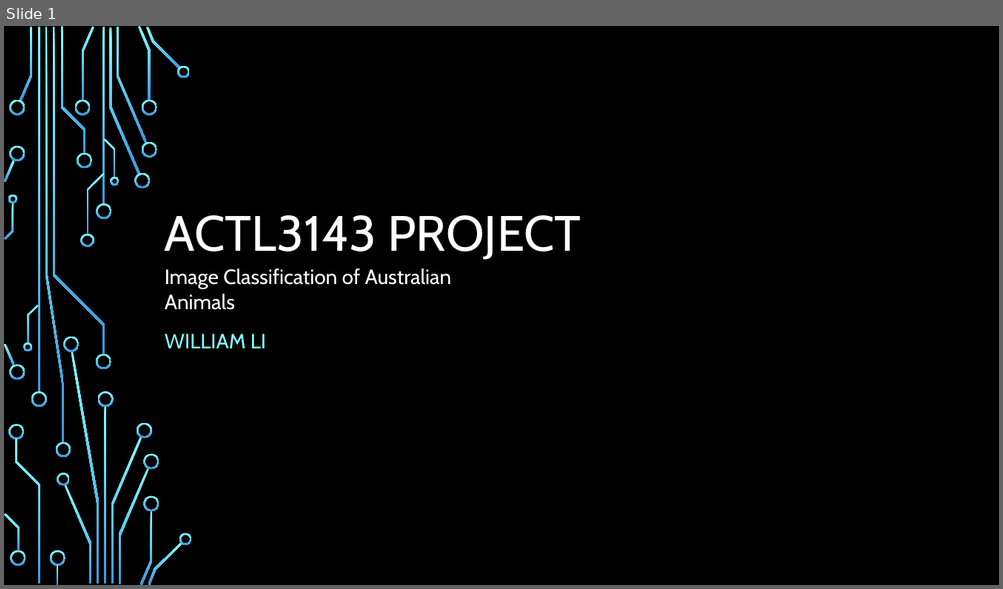
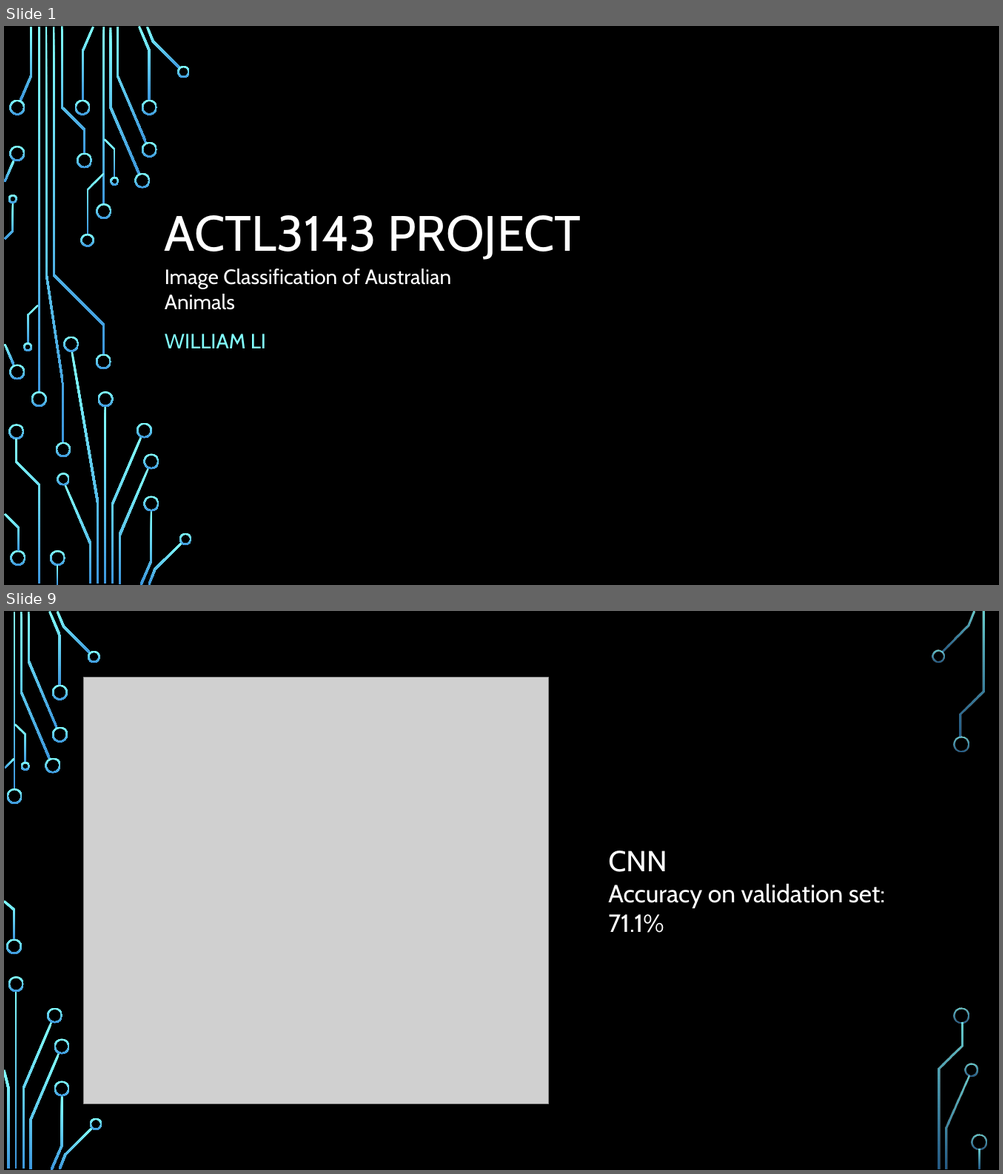
Before and after one commit to williamrjli/actl3143-project, a slide deck: ACTL3143 Video PowerPoint.pptx. Shown one above the other, each under a label of ours: slide 1 before the commit, slides 1 and 9 after it; the slides between them are not shown. The pictures are 1003x589 and 1003x1174 pixels, drawn with LibreOffice and Linux fonts; fonts in the diff are those of the drawing; grey boxes stand for pictures; background and template pictures are left out. Boxes give left, top, right and bottom in pixels: in the first picture for what was removed or moved away, otherwise in the second. Text is boxed around its words. In the diff, an @@ line names an element or a change of style, - is before the commit and + after.

```diff
--- a/ACTL3143 Video PowerPoint.pptx
+++ b/ACTL3143 Video PowerPoint.pptx
@@ slide 9 added at [4,611,999,1170], background picture (left out) @@
@@ picture added at [83,678,549,1104] @@
@@ text added at [608,851,885,933], 24 pt, text #FFFFFF @@
+CNN
+Accuracy on validation set:
+71.1%
@@ group added at [4,611,987,1170]: 33 freeform shapes, 3 rectangles @@
```
Also in this commit, not shown: 2 slides changed, 10 other slides added, 3 slides removed, 11 other files.
